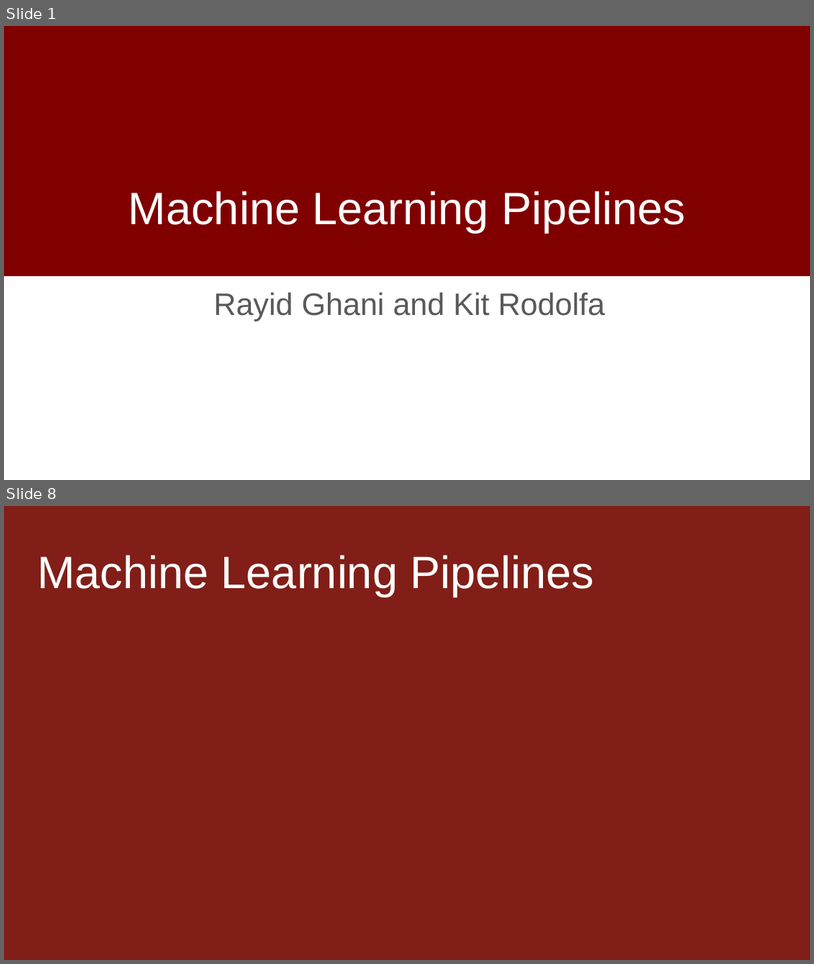
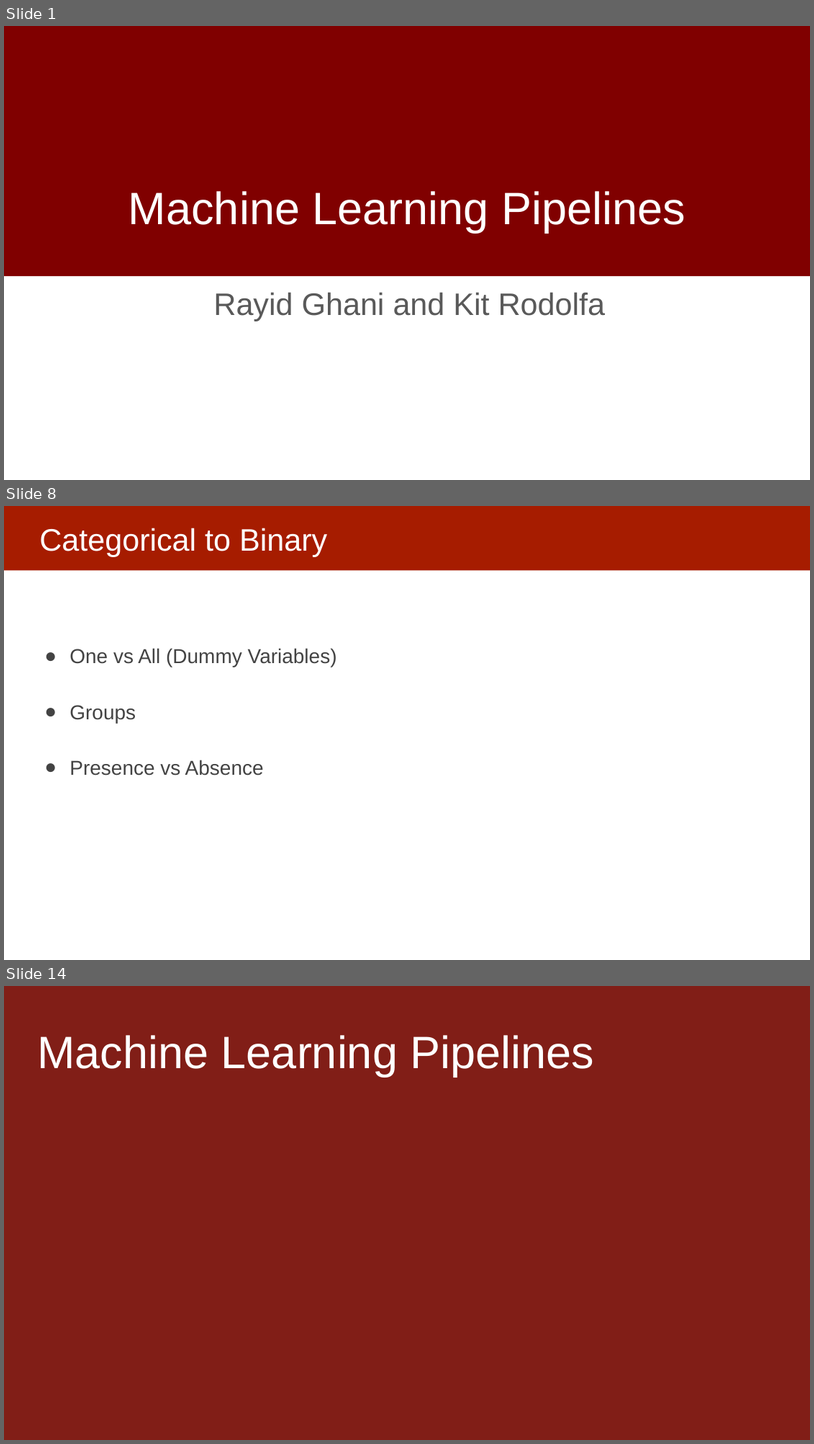
Before and after one commit to dssg/MLinPractice, a slide deck: Lectures/Lecture8-Machine-Learning-Pipelines.pptx. Shown one above the other, each under a label of ours: slides 1 and 8 before the commit, slides 1, 8 and 14 after it; the slides between them are not shown. The pictures are 814x964 and 814x1444 pixels, drawn with LibreOffice and Linux fonts; fonts in the diff are those of the drawing; background and template pictures are left out. Boxes give left, top, right and bottom in pixels: in the first picture for what was removed or moved away, otherwise in the second. Text is boxed around its words. In the diff, an @@ line names an element or a change of style, - is before the commit and + after.

```diff
--- a/Lectures/Lecture8-Machine-Learning-Pipelines.pptx
+++ b/Lectures/Lecture8-Machine-Learning-Pipelines.pptx
@@ slide 8 added at [4, 506, 810, 960], background #FFFFFF @@
@@ rectangle added at [4, 506, 810, 570], fill #A61C00 @@
@@ title added at [39, 528, 327, 556], 37 pt, text #FFFFFF @@
+Categorical to Binary
@@ text added at [70, 648, 337, 775], 24 pt, text #434343 @@
+● One vs All (Dummy Variables)
+● Groups
+● Presence vs Absence
@@ what was slide 8 is now slide 14 @@
```
Also in this commit, not shown: 10 slides changed, 11 other slides added, 6 slides removed.
